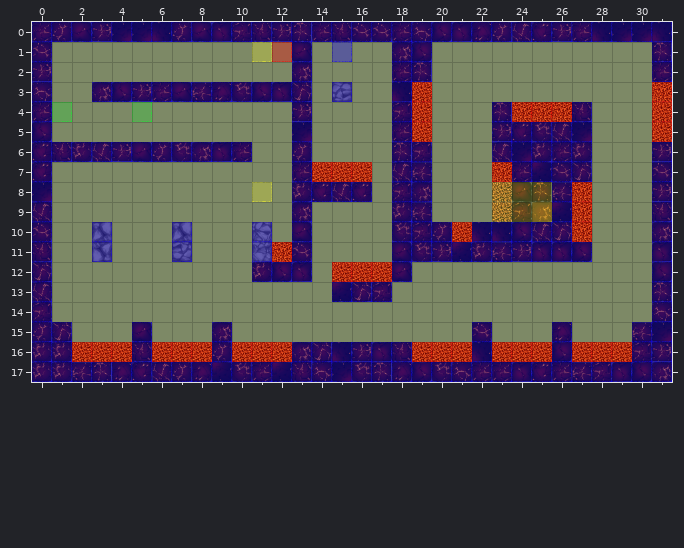
Tiled map, stored at Spellington/src/res/map/mapDungeon27.tmx. The first picture shows the starting point.
Cells are 50x50 px. Shown: x 0..31, y 0..17.
Now the later version:
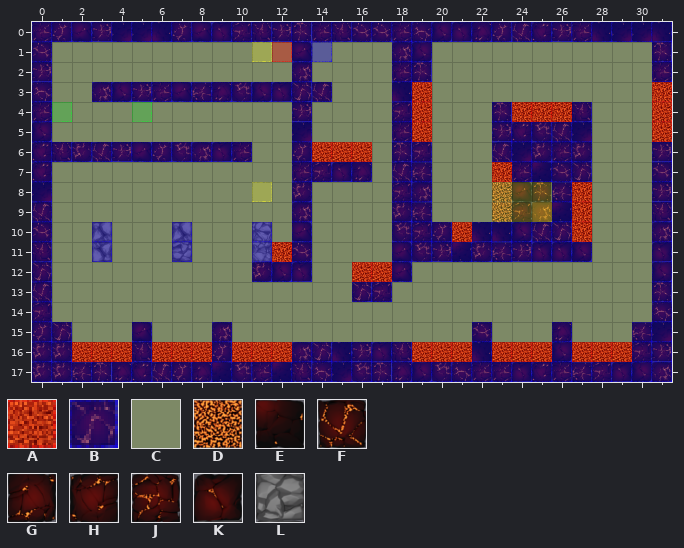
Key: from "collisionTile": A 0, B 3, C 11; from "dungeonTile.png": D 4, E 6, F 12, G 20, H 23, J 28, K 36, L 52.
_ is an empty cell.
See-through tiles are keyed as they look on the map.
The edit:
Layer "terrain":
y 3: x 14..15 _L -> F_
y 6: x 14..16 ___ -> DDD
y 7: x 14..16 DDD -> JKG
y 8: x 14..16 HFH -> ___
y 12: x 15 D -> _
y 13: x 15 E -> _
Layer "collision":
y 3: x 14..15 CB -> BC
y 6: x 14..16 CCC -> AAA
y 7: x 14..16 AAA -> BBB
y 8: x 14..16 BBB -> CCC
y 12: x 15 A -> C
y 13: x 15 B -> C
Layer "event":
y 1: x 14..15 _B -> B_
Where, in picture pixels (left, top, right, bottom), the same in both pictures:
changed: (312, 42, 352, 62)
changed: (312, 82, 352, 102)
changed: (312, 142, 372, 202)
changed: (332, 262, 352, 302)
